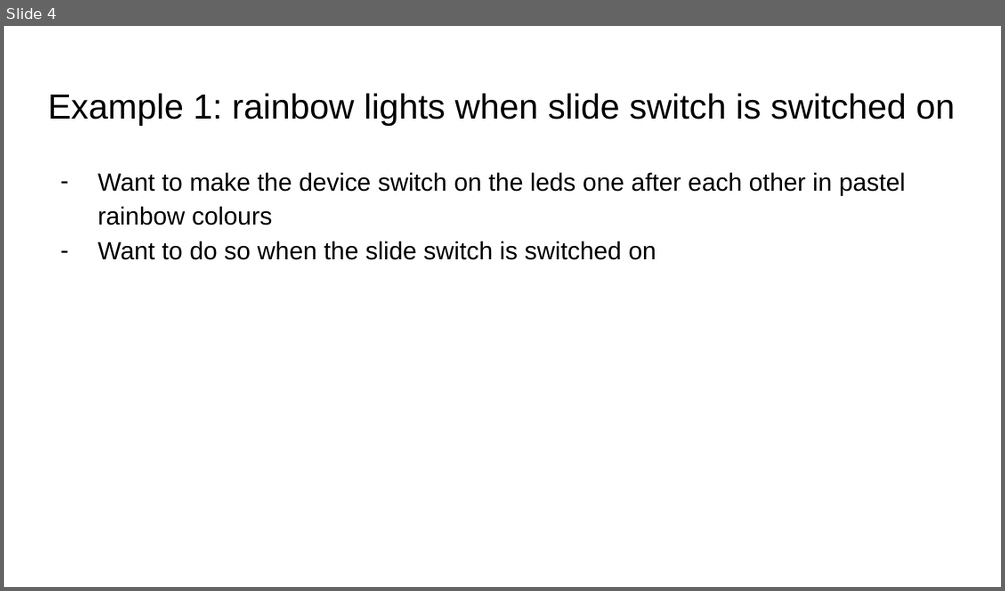
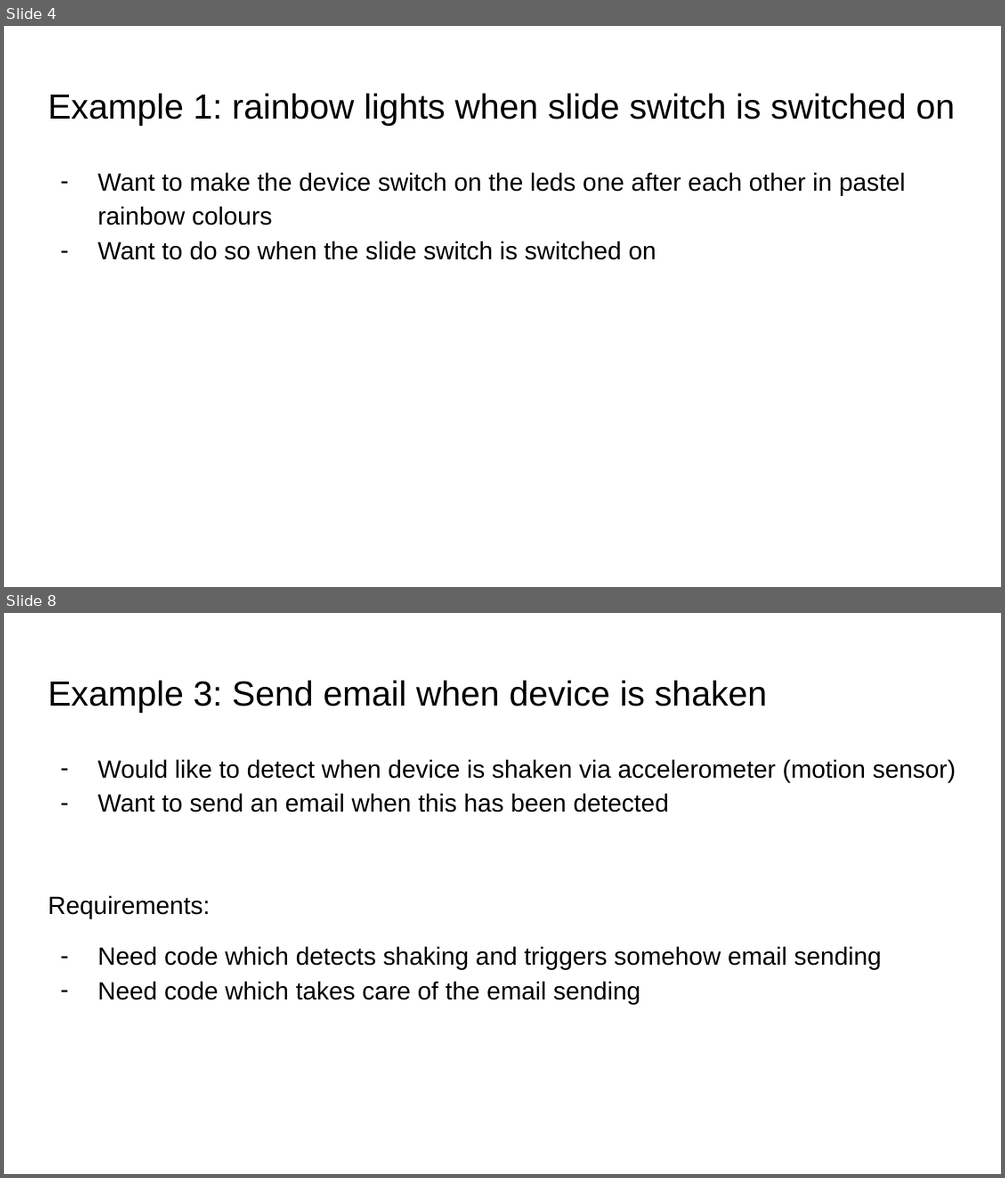
Before and after one commit to MissMathmagician0/circuitpython-intro, a slide deck: presentation/CircuitPython intro.pptx. Shown one above the other, each under a label of ours: slide 4 before the commit, slides 4 and 8 after it; the slides between them are not shown. The pictures are 1005x591 and 1005x1178 pixels, drawn with LibreOffice and Linux fonts; fonts in the diff are those of the drawing. Boxes give left, top, right and bottom in pixels: in the first picture for what was removed or moved away, otherwise in the second. Text is boxed around its words. In the diff, an @@ line names an element or a change of style, - is before the commit and + after.

```diff
--- a/presentation/CircuitPython intro.pptx
+++ b/presentation/CircuitPython intro.pptx
@@ slide 8 added at bbox=[4, 613, 1001, 1174], background #FFFFFF @@
@@ title added at bbox=[48, 680, 767, 713], 25.2 pt, text #000000 @@
+Example 3: Send email when device is shaken
@@ text added at bbox=[48, 759, 955, 1004], 18 pt, text #000000 @@
+– Would like to detect when device is shaken via accelerometer (motion sensor)
+– Want to send an email when this has been detected
+Requirements:
+– Need code which detects shaking and triggers somehow email sending
+– Need code which takes care of the email sending
```
Also in this commit, not shown: 2 slides changed, 5 other slides added.
